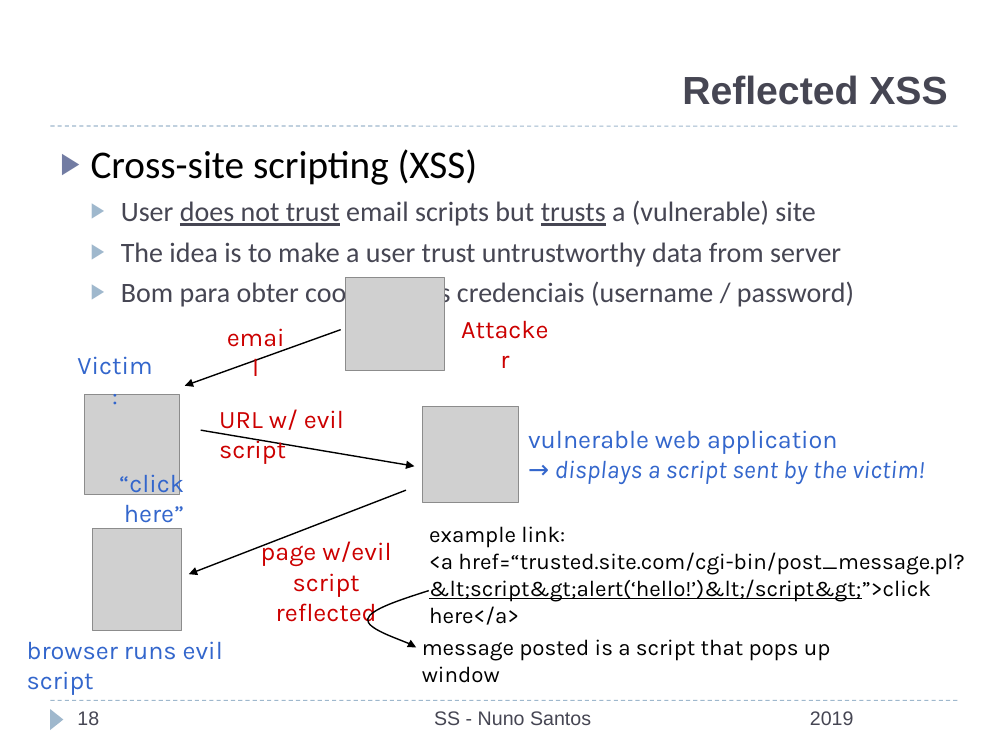
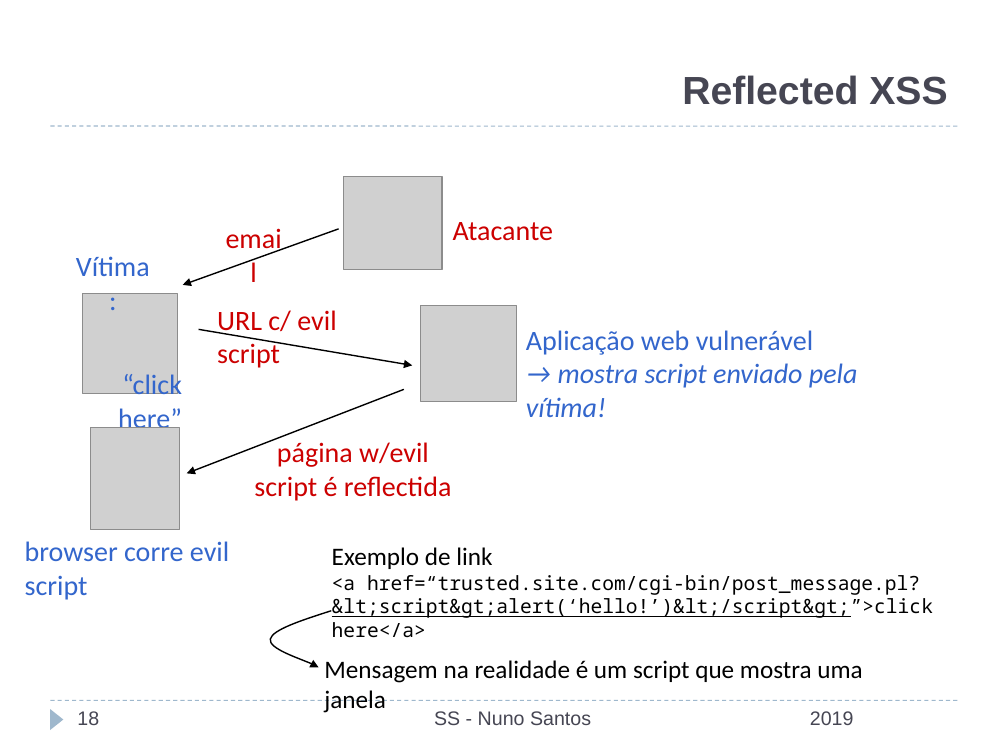
Before and after one commit to nuno-santos/acite2019, a slide deck: slide 18 of teoricas/acite2019-05-web_bd.pptx. Drawn at 1008x756 pixels with LibreOffice and Linux fonts; fonts in the diff are those of the drawing; grey boxes stand for pictures; background and template pictures are left out. Boxes give left, top, right and bottom in pixels: in the first picture for what was removed or moved away, otherwise in the second. Text is boxed around its words. In the diff, an @@ line names an element or a change of style, - is before the commit and + after.

```diff
--- a/teoricas/acite2019-05-web_bd.pptx
+++ b/teoricas/acite2019-05-web_bd.pptx
@@ text removed at [91,149,854,309] @@
-▶ Cross-site scripting (XSS)
-  ▶ User does not trust email scripts but trusts a (vulnerable) site
-  ▶ The idea is to make a user trust untrustworthy data from server
-  ▶ Bom para obter cookiesou as credenciais (username / password)
@@ text "email": place and size @@
-text "email" at [216,317,295,357]
+text "email" at [213,216,294,260]
@@ text "email" at [213,216,294,260]: size 18 to 20 pt, font Karla to Calibri @@
@@ text at [453,222,554,241]: text changed; size 18 to 20 pt; font Karla to Calibri @@
-Attacker
+Atacante
@@ text at [76,256,150,276]: text changed; size 18 to 20 pt; font Karla to Calibri @@
-Victim:
+Vítima:
@@ text at [217,310,336,368]: text changed; size 18 to 20 pt; font Karla to Calibri @@
-URL w/ evil script
+URL c/ evil script
@@ text at [526,330,858,417]: text changed; size 18 to 20 pt; font Karla to Calibri @@
-vulnerable web application
-→ displays a script sent by the victim!
+Aplicação web vulnerável
+→ mostra script enviado pela vítima!
@@ text "“click here”" at [118,371,182,435]: size 18 to 20 pt, font Karla to Calibri @@
@@ text "“click here”": place and size @@
-text "“click here”" at [119,470,184,529]
+text "“click here”" at [118,371,182,435]
@@ 4 pictures, 3 arrows: place and size @@
-4 pictures, 3 arrows at [85,277,518,630]
+4 pictures, 3 arrows at [83,176,516,529]
@@ text at [254,442,452,501]: text changed; size 18 to 20 pt; font Karla to Calibri @@
-page w/evil
-script reflected
+página w/evil
+script é reflectida
@@ text "Exemplo de link": place and size @@
-text "Exemplo de link" at [429,526,964,602]
+text "Exemplo de link" at [332,547,933,618]
@@ text at [25,541,229,600]: text changed; size 18 to 20 pt; font Karla to Calibri @@
-browser runs evil script
+browser corre evil script
@@ text at [332,547,492,569]: text changed; size 16 to 18 pt; font Karla to Calibri @@
-example link:
+Exemplo de link
@@ text at [332,575,933,618]: size 16 to 14 pt, font Karla to Noto Sans Mono in "<a href=“trusted.site.com/cgi-bin/post_message.pl? &lt;scrip ..." @@
@@ freeform shape: place and size @@
-freeform shape at [366,591,429,647]
+freeform shape at [268,611,332,667]
@@ text at [324,660,862,683]: text changed; size 16 to 18 pt; font Karla to Calibri @@
-message posted is a script that pops up window
+Mensagem na realidade é um script que mostra uma janela
```
Also in this commit, not shown: 14 other slides changed, 1 other file.
